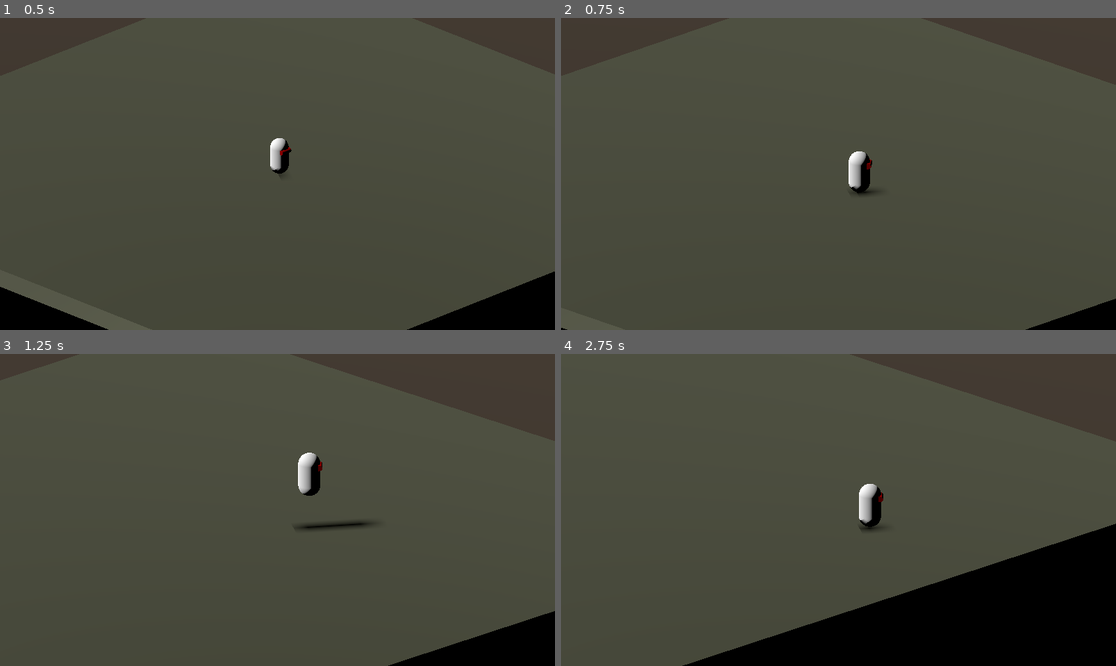
Above: before the commit, frames 1-4 (two rows, left to right).
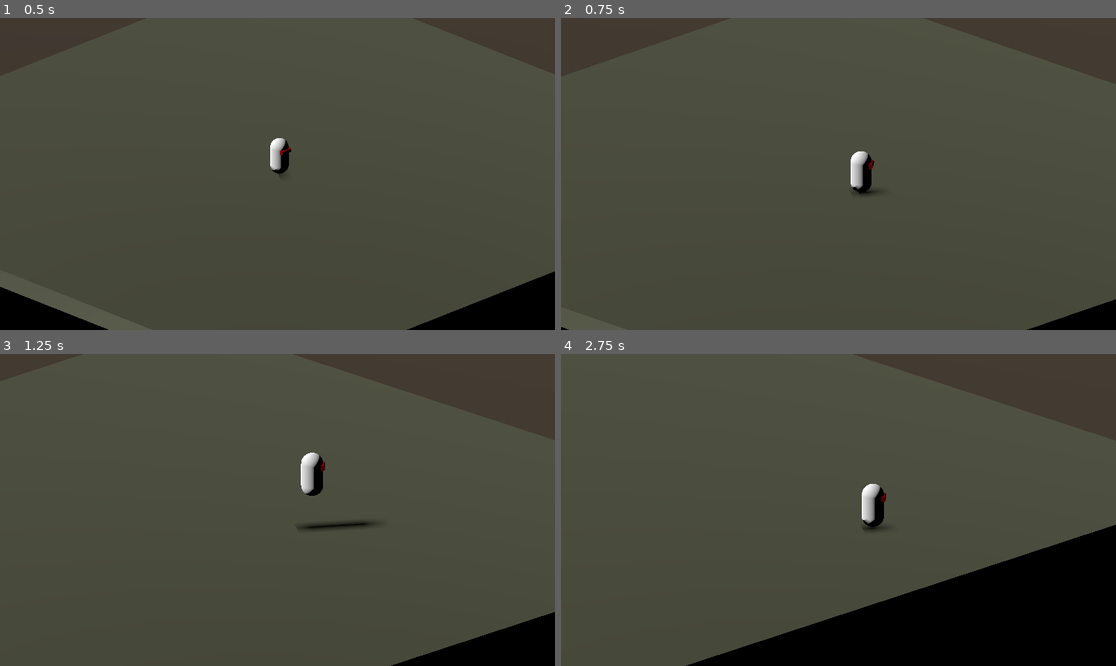
Above: after the commit, the same moments.

Repository: OLIWAPUNK/WSKAZEM
Game: Godot game, scene res://Scenes/DebugWorld.tscn
The game is run twice, just before and just after one commit, with the same random seed, the same clock (stepped at 60 frames per second) and the same inputs.
Inputs (mouse positions are in pixels of both pictures, inside the frame that each line leads up to):
- Up to frame 1 (0.5 s): no input
- Up to frame 2 (0.75 s): move the mouse to (960, 158) at 0.52 s; hold D (right) from 0.53 s (still down); tap Mouse wheel up (zoom_in) at 0.6 s
- Up to frame 3 (1.25 s): keep holding D (right); tap Space (jump) at 0.77 s
- Up to frame 4 (2.75 s): move the mouse to (727, 525) at 1.27 s; release D (right) at 1.28 s; hold S (down) 1.28-2.03 s; tap Mouse wheel down (zoom_out) at 1.35 s; tap Space (jump) at 1.52 s; move the mouse to (894, 441) at 2.02 s; hold D (right) from 2.03 s (still down); tap Mouse wheel up (zoom_in) at 2.1 s

Frame 1 is identical in both runs. In frame 2, 0.2% of the frame differs, in the area x 0-100%, y 42-100%; in frame 3, 0.5%; in frame 4, 0.6%, in the area x 21-100%, y 41-100%.

Commit message:
fix position snapping

Diff:
--- a/Scripts/Camera.gd
+++ b/Scripts/Camera.gd
@@ -23,7 +23,7 @@
 	target_size = size
 	target_rot = rotation_degrees.x
 
-func _process(delta: float) -> void:
+func _physics_process(delta: float) -> void:
 	if Input.is_action_just_pressed("zoom_in"):
 		target_size = clamp(target_size / ZOOM_FACTOR, MIN_SIZE, MAX_SIZE)
 
